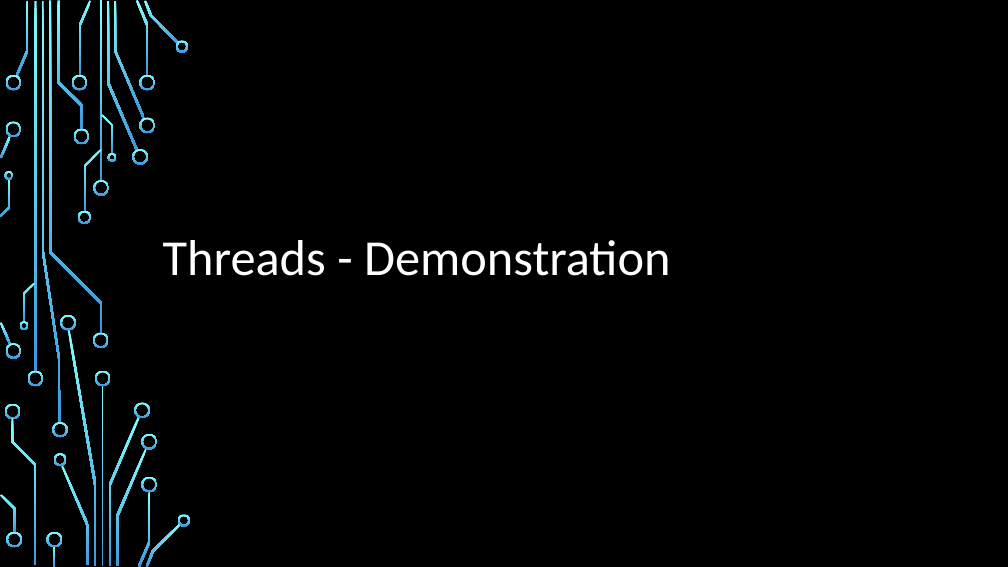
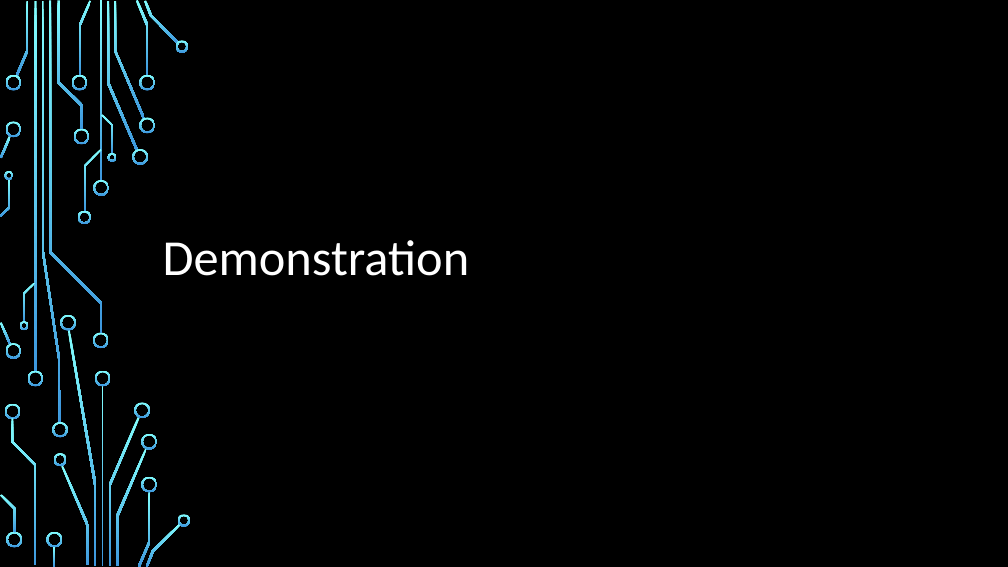
Before and after one commit to amit-sides/Updater, a slide deck: slide 15 of Presentation/Updater.pptx (slide 10 before the commit). Drawn at 1008x567 pixels with LibreOffice and Linux fonts; fonts in the diff are those of the drawing; background and template pictures are left out. Boxes give left, top, right and bottom in pixels: in the first picture for what was removed or moved away, otherwise in the second. Text is boxed around its words. In the diff, an @@ line names an element or a change of style, - is before the commit and + after.

Commit message:
Presentation done!

```diff
--- a/Presentation/Updater.pptx
+++ b/Presentation/Updater.pptx
@@ title at [163,240,470,276]: text changed @@
-Threads - Demonstration
+Demonstration
```
Also in this commit, not shown: 1 other slide changed, 7 slides added, 16 slides removed, 1 other file.
